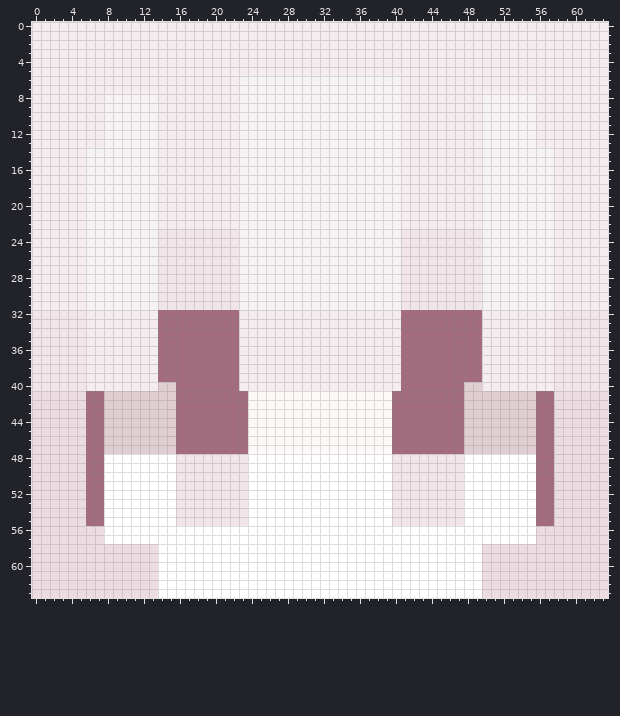
Pixel-art sprite, stored at skins/d0e3078c-b44c-45f2-958a-ef1170344a33.png. Above is the file before it was changed.
The file is 64x64 pixels. Colours within 5 levels of each other are drawn and written as one.
And afterwards:
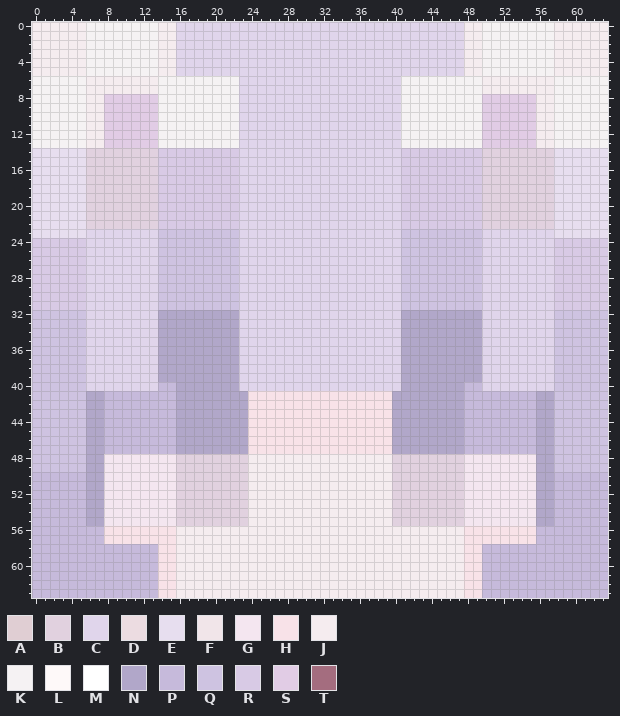
Palette (. is transparent): A #e0ced3  B #e1d1df  C #e0d5eb  D #ecdce1  E #e7deef  F #f1e5e9  G #f4e6f0  H #f8e2e8  J #f5ecef  K #f5f2f3  L #fef9f9  M #ffffff  N #b1a7c9  P #c6badb  Q #cec3e1  R #d8cae5  S #e1cce5  T #a46d7f
Message: 自動上傳玩家 Yurimari 的皮膚臉部
Edits made:
Changed rows in their new state; - is an unchanged pixel.
first column x 0:
 0 ------KKKKKKKK--CCCCCCCCCCCCCCCCCCCCCCCCCCCCCCCC--KKKKKKKK------
 1 ------KKKKKKKK--CCCCCCCCCCCCCCCCCCCCCCCCCCCCCCCC--KKKKKKKK------
 2 ------KKKKKKKK--CCCCCCCCCCCCCCCCCCCCCCCCCCCCCCCC--KKKKKKKK------
 3 ------KKKKKKKK--CCCCCCCCCCCCCCCCCCCCCCCCCCCCCCCC--KKKKKKKK------
 4 ------KKKKKKKK--CCCCCCCCCCCCCCCCCCCCCCCCCCCCCCCC--KKKKKKKK------
 5 ------KKKKKKKK--CCCCCCCCCCCCCCCCCCCCCCCCCCCCCCCC--KKKKKKKK------
 6 KKKKKK--------KKKKKKKKKCCCCCCCCCCCCCCCCCCKKKKKKKKK--------KKKKKK
 7 KKKKKK--------KKKKKKKKKCCCCCCCCCCCCCCCCCCKKKKKKKKK--------KKKKKK
 8 KKKKKK--SSSSSSKKKKKKKKKCCCCCCCCCCCCCCCCCCKKKKKKKKKSSSSSS--KKKKKK
 9 KKKKKK--SSSSSSKKKKKKKKKCCCCCCCCCCCCCCCCCCKKKKKKKKKSSSSSS--KKKKKK
10 KKKKKK--SSSSSSKKKKKKKKKCCCCCCCCCCCCCCCCCCKKKKKKKKKSSSSSS--KKKKKK
11 KKKKKK--SSSSSSKKKKKKKKKCCCCCCCCCCCCCCCCCCKKKKKKKKKSSSSSS--KKKKKK
12 KKKKKK--SSSSSSKKKKKKKKKCCCCCCCCCCCCCCCCCCKKKKKKKKKSSSSSS--KKKKKK
13 KKKKKK--SSSSSSKKKKKKKKKCCCCCCCCCCCCCCCCCCKKKKKKKKKSSSSSS--KKKKKK
14 EEEEEEBBBBBBBBRRRRRRRRRCCCCCCCCCCCCCCCCCCRRRRRRRRRBBBBBBBBEEEEEE
15 EEEEEEBBBBBBBBRRRRRRRRRCCCCCCCCCCCCCCCCCCRRRRRRRRRBBBBBBBBEEEEEE
16 EEEEEEBBBBBBBBRRRRRRRRRCCCCCCCCCCCCCCCCCCRRRRRRRRRBBBBBBBBEEEEEE
17 EEEEEEBBBBBBBBRRRRRRRRRCCCCCCCCCCCCCCCCCCRRRRRRRRRBBBBBBBBEEEEEE
18 EEEEEEBBBBBBBBRRRRRRRRRCCCCCCCCCCCCCCCCCCRRRRRRRRRBBBBBBBBEEEEEE
19 EEEEEEBBBBBBBBRRRRRRRRRCCCCCCCCCCCCCCCCCCRRRRRRRRRBBBBBBBBEEEEEE
20 EEEEEEBBBBBBBBRRRRRRRRRCCCCCCCCCCCCCCCCCCRRRRRRRRRBBBBBBBBEEEEEE
21 EEEEEEBBBBBBBBRRRRRRRRRCCCCCCCCCCCCCCCCCCRRRRRRRRRBBBBBBBBEEEEEE
22 EEEEEEBBBBBBBBRRRRRRRRRCCCCCCCCCCCCCCCCCCRRRRRRRRRBBBBBBBBEEEEEE
23 EEEEEECCCCCCCCQQQQQQQQQCCCCCCCCCCCCCCCCCCQQQQQQQQQCCCCCCCCEEEEEE
24 RRRRRRCCCCCCCCQQQQQQQQQCCCCCCCCCCCCCCCCCCQQQQQQQQQCCCCCCCCRRRRRR
25 RRRRRRCCCCCCCCQQQQQQQQQCCCCCCCCCCCCCCCCCCQQQQQQQQQCCCCCCCCRRRRRR
26 RRRRRRCCCCCCCCQQQQQQQQQCCCCCCCCCCCCCCCCCCQQQQQQQQQCCCCCCCCRRRRRR
27 RRRRRRCCCCCCCCQQQQQQQQQCCCCCCCCCCCCCCCCCCQQQQQQQQQCCCCCCCCRRRRRR
28 RRRRRRCCCCCCCCQQQQQQQQQCCCCCCCCCCCCCCCCCCQQQQQQQQQCCCCCCCCRRRRRR
29 RRRRRRCCCCCCCCQQQQQQQQQCCCCCCCCCCCCCCCCCCQQQQQQQQQCCCCCCCCRRRRRR
30 RRRRRRCCCCCCCCQQQQQQQQQCCCCCCCCCCCCCCCCCCQQQQQQQQQCCCCCCCCRRRRRR
31 RRRRRRCCCCCCCCQQQQQQQQQCCCCCCCCCCCCCCCCCCQQQQQQQQQCCCCCCCCRRRRRR
32 QQQQQQCCCCCCCCNNNNNNNNNCCCCCCCCCCCCCCCCCCNNNNNNNNNCCCCCCCCQQQQQQ
33 QQQQQQCCCCCCCCNNNNNNNNNCCCCCCCCCCCCCCCCCCNNNNNNNNNCCCCCCCCQQQQQQ
34 QQQQQQCCCCCCCCNNNNNNNNNCCCCCCCCCCCCCCCCCCNNNNNNNNNCCCCCCCCQQQQQQ
35 QQQQQQCCCCCCCCNNNNNNNNNCCCCCCCCCCCCCCCCCCNNNNNNNNNCCCCCCCCQQQQQQ
36 QQQQQQCCCCCCCCNNNNNNNNNCCCCCCCCCCCCCCCCCCNNNNNNNNNCCCCCCCCQQQQQQ
37 QQQQQQCCCCCCCCNNNNNNNNNCCCCCCCCCCCCCCCCCCNNNNNNNNNCCCCCCCCQQQQQQ
38 QQQQQQCCCCCCCCNNNNNNNNNCCCCCCCCCCCCCCCCCCNNNNNNNNNCCCCCCCCQQQQQQ
39 QQQQQQCCCCCCCCNNNNNNNNNCCCCCCCCCCCCCCCCCCNNNNNNNNNCCCCCCCCQQQQQQ
40 QQQQQQCCCCCCCCPPNNNNNNNCCCCCCCCCCCCCCCCCCNNNNNNNPPCCCCCCCCQQQQQQ
41 QQQQQQNNPPPPPPPPNNNNNNNNHHHHHHHHHHHHHHHHNNNNNNNNPPPPPPPPNNQQQQQQ
42 QQQQQQNNPPPPPPPPNNNNNNNNHHHHHHHHHHHHHHHHNNNNNNNNPPPPPPPPNNQQQQQQ
43 QQQQQQNNPPPPPPPPNNNNNNNNHHHHHHHHHHHHHHHHNNNNNNNNPPPPPPPPNNQQQQQQ
44 QQQQQQNNPPPPPPPPNNNNNNNNHHHHHHHHHHHHHHHHNNNNNNNNPPPPPPPPNNQQQQQQ
45 QQQQQQNNPPPPPPPPNNNNNNNNHHHHHHHHHHHHHHHHNNNNNNNNPPPPPPPPNNQQQQQQ
46 QQQQQQNNPPPPPPPPNNNNNNNNHHHHHHHHHHHHHHHHNNNNNNNNPPPPPPPPNNQQQQQQ
47 QQQQQQNNPPPPPPPPNNNNNNNNHHHHHHHHHHHHHHHHNNNNNNNNPPPPPPPPNNQQQQQQ
48 QQQQQQNNGGGGGGGGBBBBBBBBJJJJJJJJJJJJJJJJBBBBBBBBGGGGGGGGNNQQQQQQ
49 QQQQQQNNGGGGGGGGBBBBBBBBJJJJJJJJJJJJJJJJBBBBBBBBGGGGGGGGNNQQQQQQ
50 PPPPPPNNGGGGGGGGBBBBBBBBJJJJJJJJJJJJJJJJBBBBBBBBGGGGGGGGNNPPPPPP
51 PPPPPPNNGGGGGGGGBBBBBBBBJJJJJJJJJJJJJJJJBBBBBBBBGGGGGGGGNNPPPPPP
52 PPPPPPNNGGGGGGGGBBBBBBBBJJJJJJJJJJJJJJJJBBBBBBBBGGGGGGGGNNPPPPPP
53 PPPPPPNNGGGGGGGGBBBBBBBBJJJJJJJJJJJJJJJJBBBBBBBBGGGGGGGGNNPPPPPP
54 PPPPPPNNGGGGGGGGBBBBBBBBJJJJJJJJJJJJJJJJBBBBBBBBGGGGGGGGNNPPPPPP
55 PPPPPPNNGGGGGGGGBBBBBBBBJJJJJJJJJJJJJJJJBBBBBBBBGGGGGGGGNNPPPPPP
56 PPPPPPPPHHHHHHHHJJJJJJJJJJJJJJJJJJJJJJJJJJJJJJJJHHHHHHHHPPPPPPPP
57 PPPPPPPPHHHHHHHHJJJJJJJJJJJJJJJJJJJJJJJJJJJJJJJJHHHHHHHHPPPPPPPP
58 PPPPPPPPPPPPPPHHJJJJJJJJJJJJJJJJJJJJJJJJJJJJJJJJHHPPPPPPPPPPPPPP
59 PPPPPPPPPPPPPPHHJJJJJJJJJJJJJJJJJJJJJJJJJJJJJJJJHHPPPPPPPPPPPPPP
60 PPPPPPPPPPPPPPHHJJJJJJJJJJJJJJJJJJJJJJJJJJJJJJJJHHPPPPPPPPPPPPPP
61 PPPPPPPPPPPPPPHHJJJJJJJJJJJJJJJJJJJJJJJJJJJJJJJJHHPPPPPPPPPPPPPP
62 PPPPPPPPPPPPPPHHJJJJJJJJJJJJJJJJJJJJJJJJJJJJJJJJHHPPPPPPPPPPPPPP
63 PPPPPPPPPPPPPPHHJJJJJJJJJJJJJJJJJJJJJJJJJJJJJJJJHHPPPPPPPPPPPPPP
Pixel boxes of the changes (left, top, right, bottom) in both pictures:
changed: (32, 22, 608, 598)
